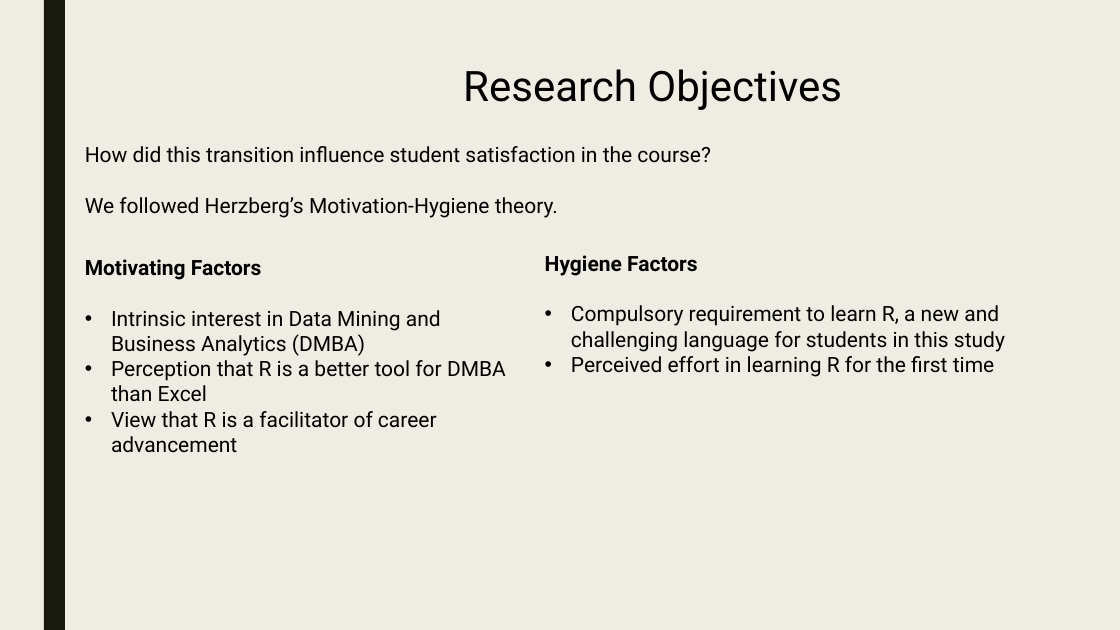
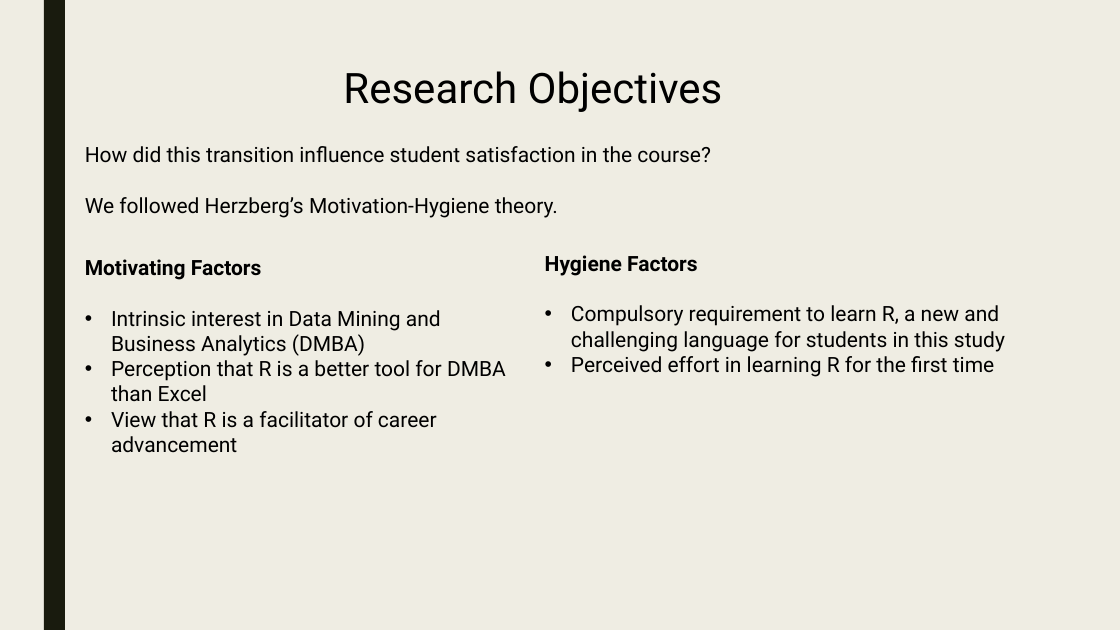
Before and after one commit to krisrs1128/talks, a slide deck: slide 3 of 2023/20231118/dsi-kris.pptx. Drawn at 1120x630 pixels with LibreOffice and Linux fonts; fonts in the diff are those of the drawing. Boxes give left, top, right and bottom in pixels: in the first picture for what was removed or moved away, otherwise in the second. Text is boxed around its words. In the diff, an @@ line names an element or a change of style, - is before the commit and + after.

Commit message:
update pptx

```diff
--- a/2023/20231118/dsi-kris.pptx
+++ b/2023/20231118/dsi-kris.pptx
@@ text "Research Objectives": place and size @@
-text "Research Objectives" at box(463, 69, 842, 110)
+text "Research Objectives" at box(343, 71, 723, 112)
```
Also in this commit, not shown: 2 other slides changed.
